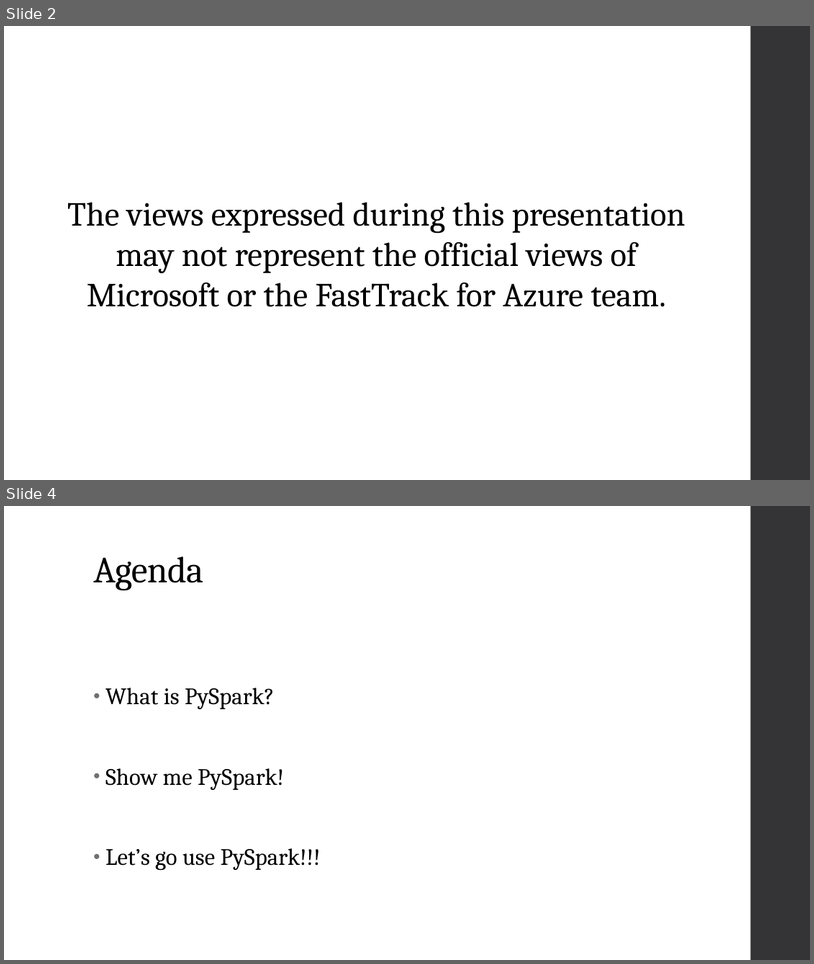
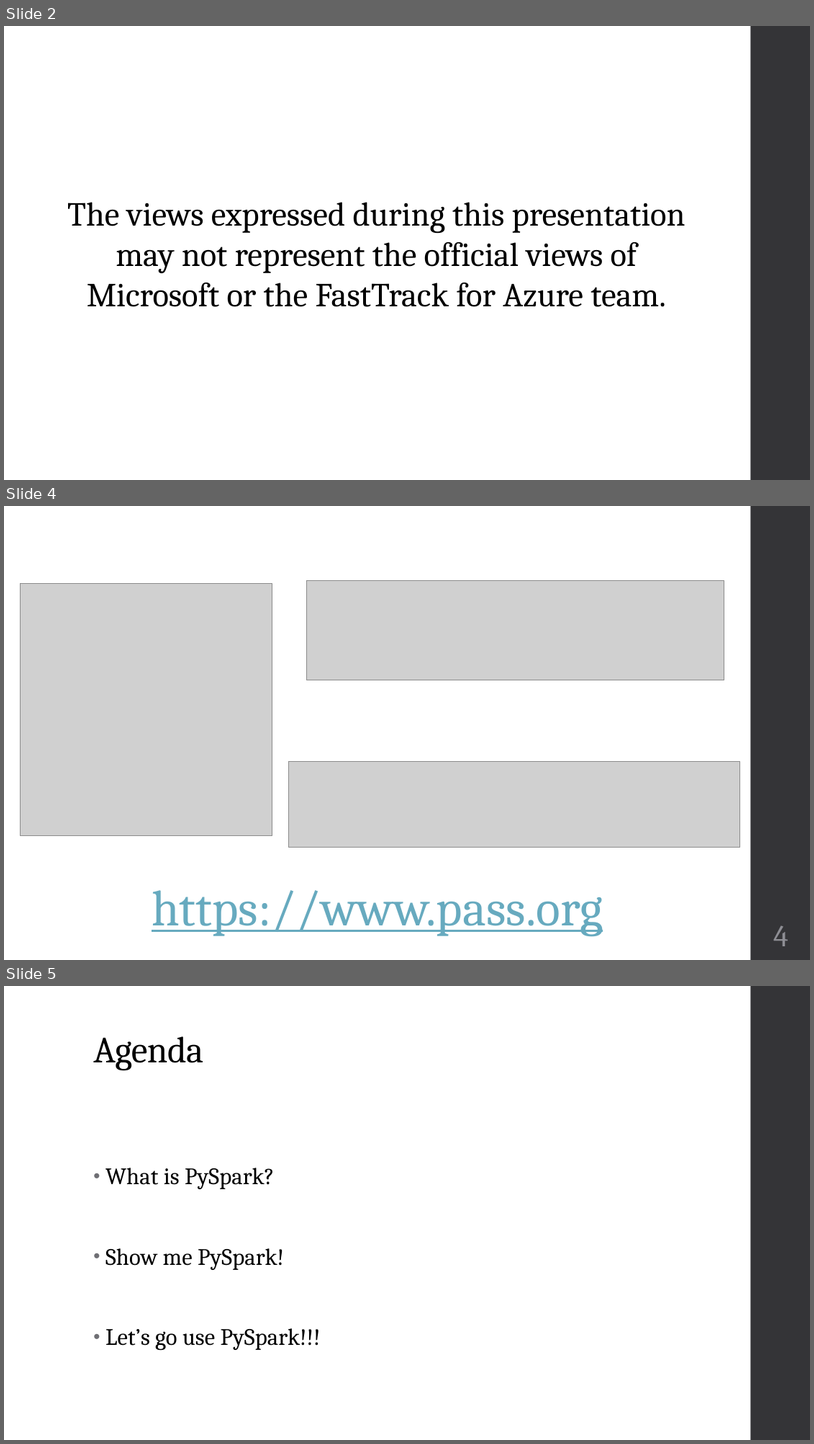
Before and after one commit to BreakingBI/Presentations, a slide deck: The Power of Electric Snakes! An Introduction to PySpark for Big Data Analytics/The Power of Electric Snakes_An Introduction to PySpark.pptx. Shown one above the other, each under a label of ours: slides 2 and 4 before the commit, slides 2, 4 and 5 after it; the slides between them are not shown. The pictures are 814x964 and 814x1444 pixels, drawn with LibreOffice and Linux fonts; fonts in the diff are those of the drawing; grey boxes stand for pictures. Boxes give left, top, right and bottom in pixels: in the first picture for what was removed or moved away, otherwise in the second. Text is boxed around its words. In the diff, an @@ line names an element or a change of style, - is before the commit and + after.

```diff
--- a/The Power of Electric Snakes! An Introduction to PySpark for Big Data Analytics/The Power of Electric Snakes_An Introduction to PySpark.pptx
+++ b/The Power of Electric Snakes! An Introduction to PySpark for Big Data Analytics/The Power of Electric Snakes_An Introduction to PySpark.pptx
@@ slide 4 added at box(4, 506, 810, 960), background #FFFFFF; not listed: 1 template element that a slide beside it also shows @@
@@ picture added at box(21, 584, 273, 836) @@
@@ picture added at box(307, 581, 725, 680) @@
@@ picture added at box(288, 762, 741, 847) @@
@@ text added at box(152, 890, 603, 936), 60 pt, text #67AABF, underline @@
+https://www.pass.org
@@ page number added at box(774, 926, 789, 946), 36 pt, text #8E8E94 @@
+4
@@ what was slide 4 is now slide 5 @@
```
Also in this commit, not shown: 2 slides changed.
